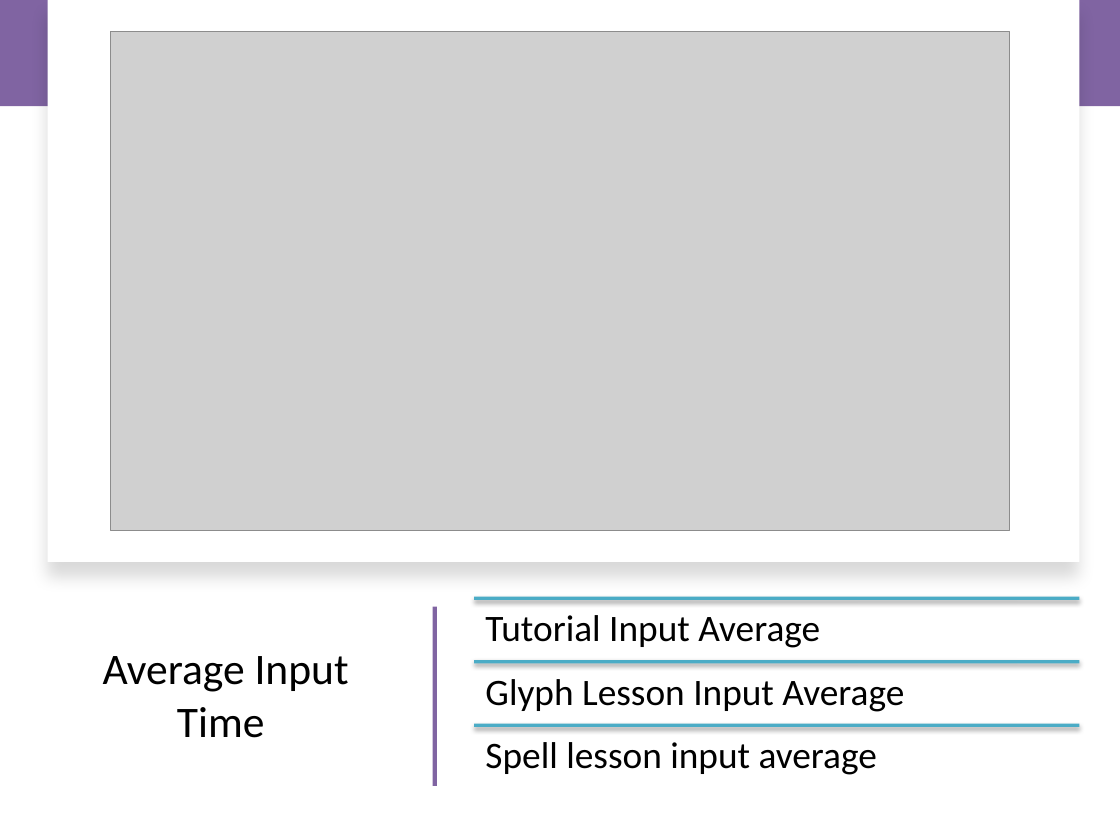
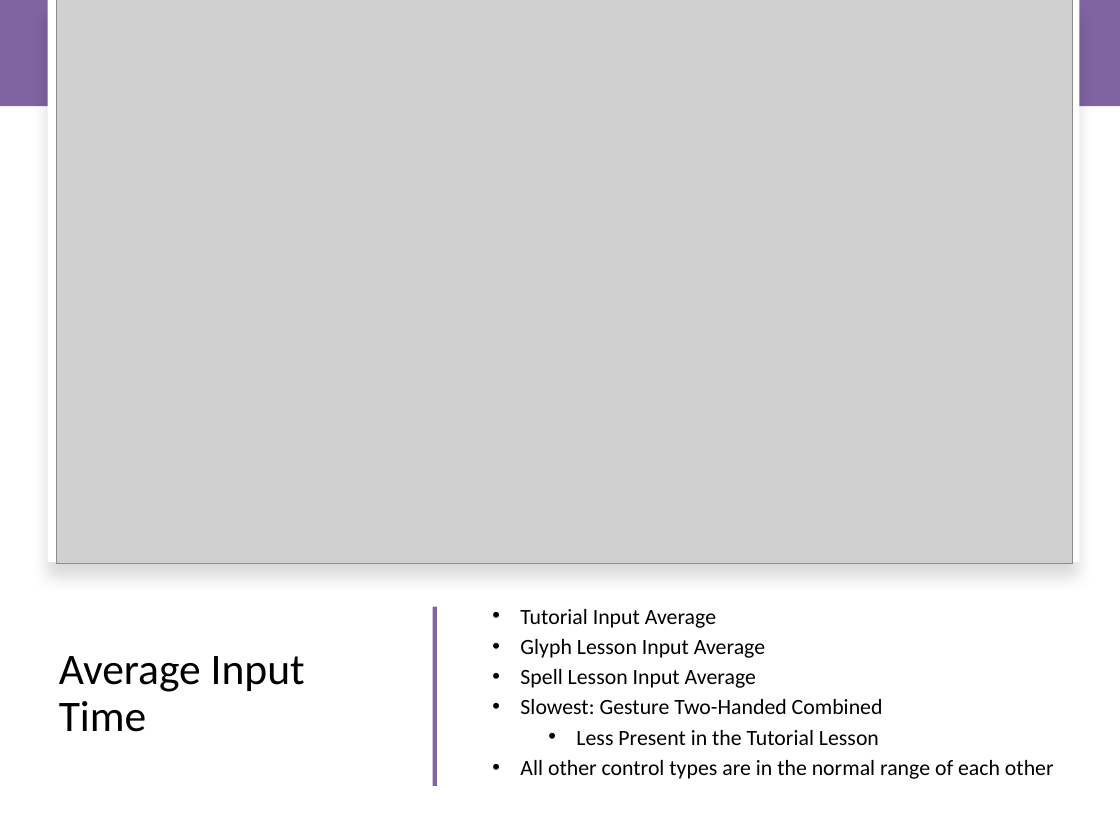
Before and after one commit to csu-hci-projects/CS465_OrdwayR, a slide deck: slide 13 of Rosys_Wizards_465_Presentation.pptx. Drawn at 1120x840 pixels with LibreOffice and Linux fonts; fonts in the diff are those of the drawing; grey boxes stand for pictures. Boxes give left, top, right and bottom in pixels: in the first picture for what was removed or moved away, otherwise in the second. Text is boxed around its words. In the diff, an @@ line names an element or a change of style, - is before the commit and + after.

```diff
--- a/Rosys_Wizards_465_Presentation.pptx
+++ b/Rosys_Wizards_465_Presentation.pptx
@@ picture: place and size @@
-picture at [111, 31, 1010, 530]
+picture at [56, 0, 1072, 563]
@@ title "Average Input Time" at [59, 656, 305, 732]: alignment centre to left; line spacing 1 to 0.9 @@
@@ text added at [520, 609, 1054, 779], 14 pt, text #000000 @@
+• Tutorial Input Average
+• Glyph Lesson Input Average
+• Spell Lesson Input Average
+• Slowest: Gesture Two-Handed Combined
+  • Less Present in the Tutorial Lesson
+• All other control types are in the normal range of each other
@@ group removed at [474, 598, 1080, 775]: 3 lines, 3 texts @@
-Tutorial Input Average
-Glyph Lesson Input Average
-Spell lesson input average
```
Also in this commit, not shown: 8 other slides changed, 1 slide added, 1 slide removed.
